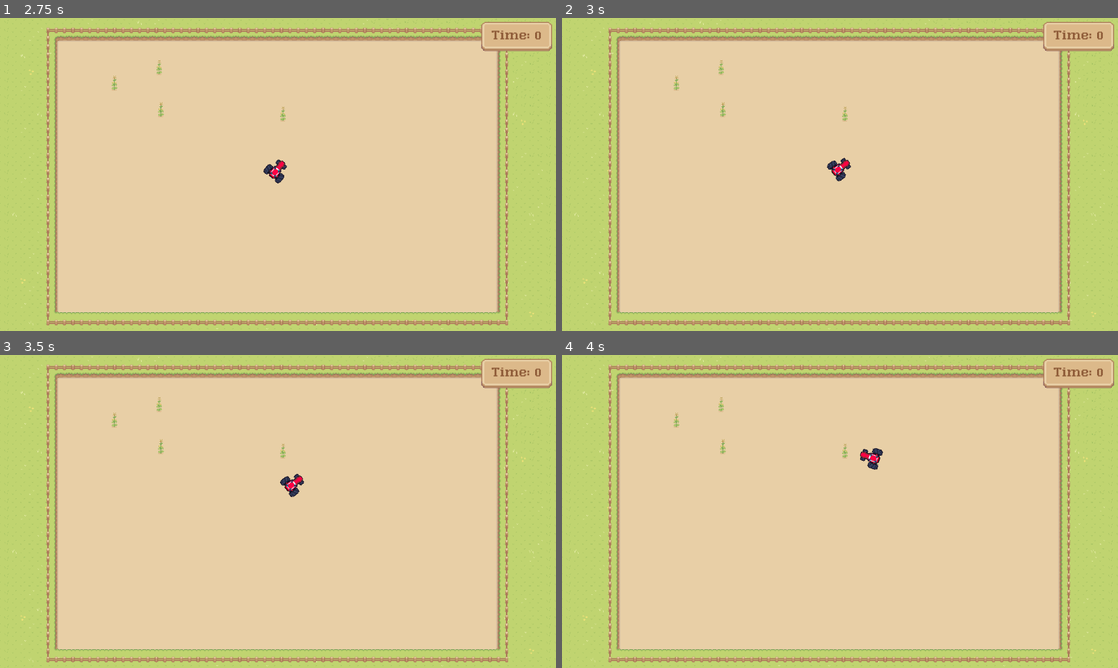
Above: before the commit, frames 1-4 (two rows, left to right).
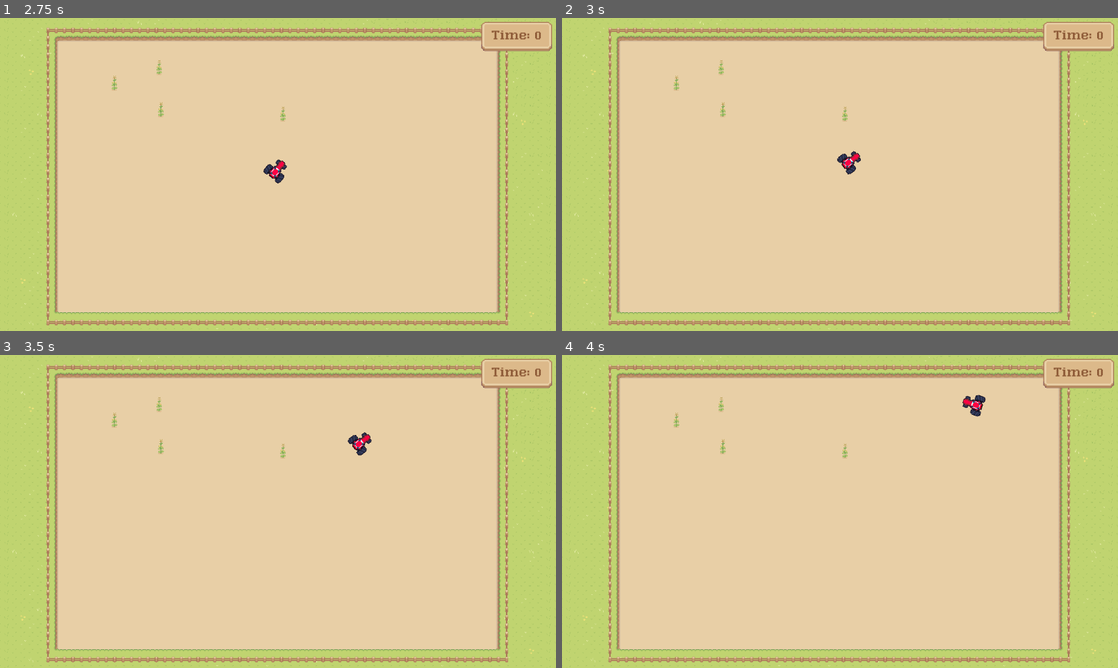
Above: after the commit, the same moments.

Repository: EmilBert/Harvest
Game: Godot game, scene res://World.tscn
Two runs of this game, one before a commit and one after it. Both use one fixed random seed, a clock stepped at 60 frames per second and the inputs below.
Inputs:
- Up to frame 1 (2.75 s): tap Enter at 0.5 s; hold Right (ui_right) 0.53-1.28 s; tap Space (ui_select) at 0.77, 1.52, 2 s; hold Down (ui_down) 1.28-2.03 s; hold Right (ui_right) from 2.03 s (still down)
- Up to frame 2 (3 s): release Right (ui_right) at 2.78 s; hold Up (ui_up) from 2.78 s (still down)
- Up to frame 3 (3.5 s): keep holding Up (ui_up); tap Space (ui_select) at 3.02 s
- Up to frame 4 (4 s): release Up (ui_up) at 3.53 s; hold Left (ui_left) from 3.53 s (still down); tap Space (ui_select) at 3.77 s

Frame 1 is identical in both runs. In frame 2, 0.3% of the frame differs, in the area x 47-54%, y 42-53%; in frame 3, 0.4%; in frame 4, 0.4%, in the area x 53-77%, y 12-37%.

Commit message:
drfit king done

Diff:
--- a/Tractor.gd
+++ b/Tractor.gd
@@ -1,14 +1,13 @@
 extends KinematicBody2D
 
-const SPEED = Vector2(0, -8)
+const SPEED = Vector2(0, -600)
 const FRICTION = 0.05
 const ACCELERATOIN = 0.06
 const ROTATION_SPEED = 0.08
 const minWheelAngle = 0.05
-const driftResistance = 2.5
+const driftResistance = 20
 const maxSpeed = 700
 var velocity = Vector2()
-
 var rot = 0
 
 # Called when the node enters the scene tree for the first time.
@@ -21,6 +20,7 @@
 
 
 	var res = 4
+	var inSpeed = 0
 	var direction = Vector2(0, 0)
 	if Input.is_action_pressed("ui_right"): # Rotate the player rightwards
 		rotation += ROTATION_SPEED
@@ -31,11 +31,14 @@
 	if Input.is_action_pressed("ui_down"):
 		res += 20
 	if Input.is_action_pressed("ui_up"):
-		velocity += SPEED.rotated(rotation)
+		inSpeed = 1
 
-	if velocity.length() > res:
+	if inSpeed !=0:
+
+		velocity.x = lerp(velocity.x, SPEED.rotated(rotation).x, ACCELERATOIN)
+		velocity.y = lerp(velocity.y, SPEED.rotated(rotation).y, ACCELERATOIN)
 		# accelerate when there's input
-		var angle = velocity.angle()-rotation
+		var angle = velocity.angle()-(rotation - PI/2)
 
 		if abs(sin(angle)) > minWheelAngle:
 			velocity += Vector2(sin(angle) * driftResistance, 0).rotated(rotation)
@@ -46,7 +49,8 @@
 
 	else:
 		# slow down when there's no input
-		velocity = Vector2()
+		velocity.x = lerp(velocity.x, 0, FRICTION)
+		velocity.y = lerp(velocity.y, 0, FRICTION)
 
 	# Apply movement
 	velocity = move_and_slide(velocity)
